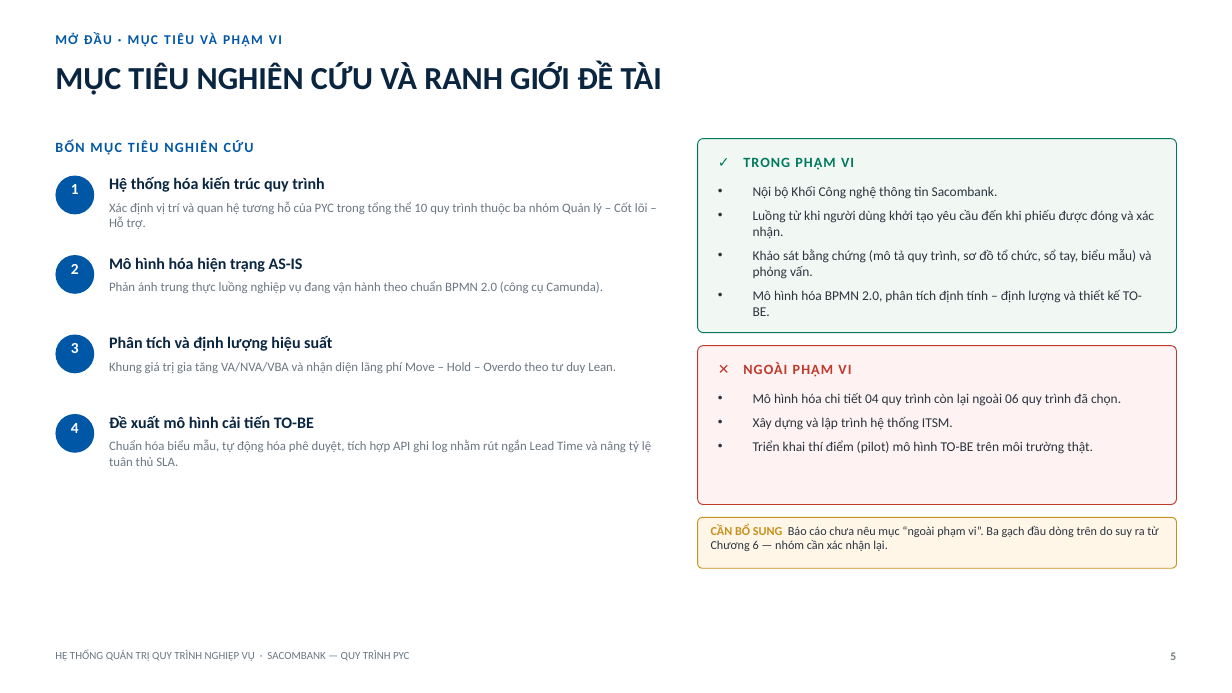
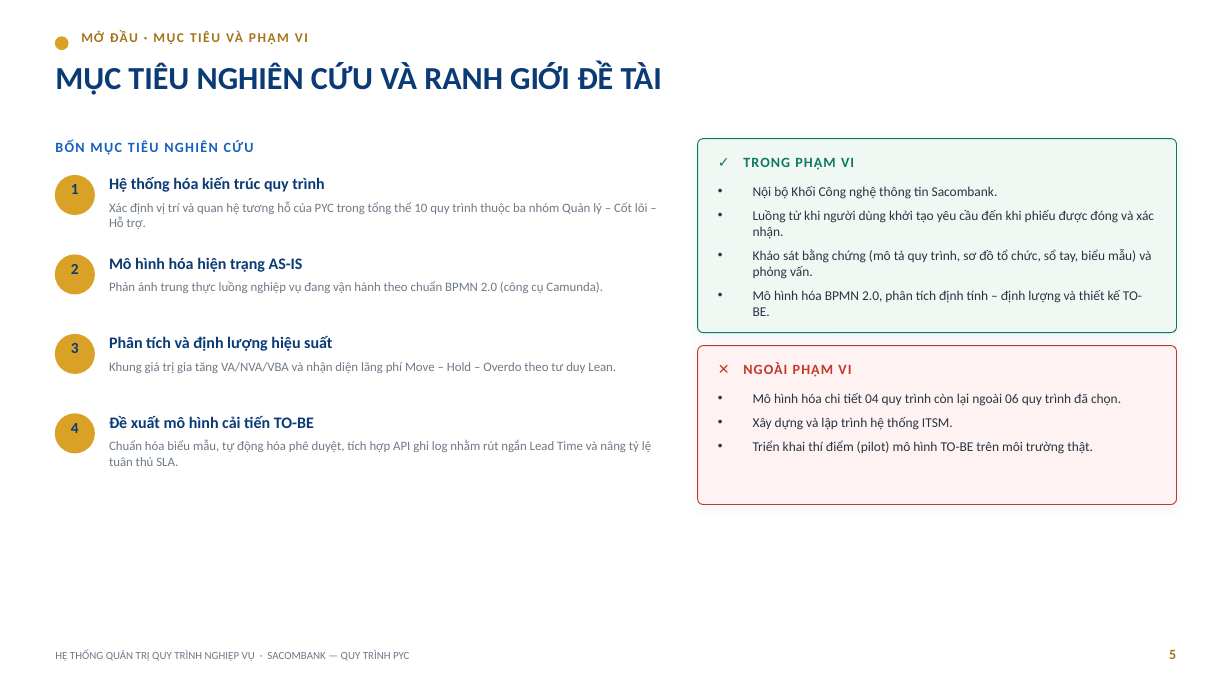
Before and after one commit to trilm83/SACOMBANK, a slide deck: slide 5 of BaoCao_PYC_Sacombank.pptx. Drawn at 1232x693 pixels with LibreOffice and Linux fonts; fonts in the diff are those of the drawing. Boxes give left, top, right and bottom in pixels: in the first picture for what was removed or moved away, otherwise in the second. Text is boxed around its words. In the diff, an @@ line names an element or a change of style, - is before the commit and + after.

```diff
--- a/BaoCao_PYC_Sacombank.pptx
+++ b/BaoCao_PYC_Sacombank.pptx
@@ ellipse added at [55, 37, 68, 50], fill #D9A227, outline #D9A227 1 pt @@
@@ text "MỞ ĐẦU · MỤC TIÊU ...": place and size @@
-text "MỞ ĐẦU · MỤC TIÊU ..." at [84, 33, 217, 44]
+text "MỞ ĐẦU · MỤC TIÊU ..." at [110, 31, 243, 42]
@@ text "MỞ ĐẦU · MỤC TIÊU ..." at [110, 31, 243, 42]: text colour #0057A6 to #A5741A @@
@@ text "BỐN MỤC TIÊU NGHIÊN CỨU" at [55, 140, 254, 155]: text colour #0057A6 to #1660BF @@
@@ text colour #FFFFFF to #0B3B75 in 4 elements at [71, 184, 79, 194], [71, 264, 79, 274], [71, 343, 79, 353], [71, 423, 79, 433] @@
@@ fill #0057A6 to #D9A227; outline none to #D9A227 1 pt in 4 elements at [55, 176, 94, 214], [55, 255, 94, 294], [55, 335, 94, 373], [55, 414, 94, 453] @@
@@ text colour #0A2540 to #0B3B75 in 5 elements at [55, 62, 662, 95], [109, 177, 324, 192], [109, 257, 303, 272], [109, 336, 332, 351], [109, 416, 314, 428] @@
@@ rounded rectangle removed at [698, 518, 1177, 568] @@
@@ text removed at [711, 525, 1158, 551] @@
-CẦN BỔ SUNG Báo cáo chưa nêu mục “ngoài phạm vi”. Ba gạch đầu dòng trên do suy ra từ Chương 6 — nhóm cần xác nhận lại.
@@ text "5" at [1169, 650, 1176, 659]: size 9 to 11 pt, text colour #6B7784 to #A5741A @@
```
Also in this commit, not shown: 42 other slides changed, 12 slides added, 4 slides removed.
